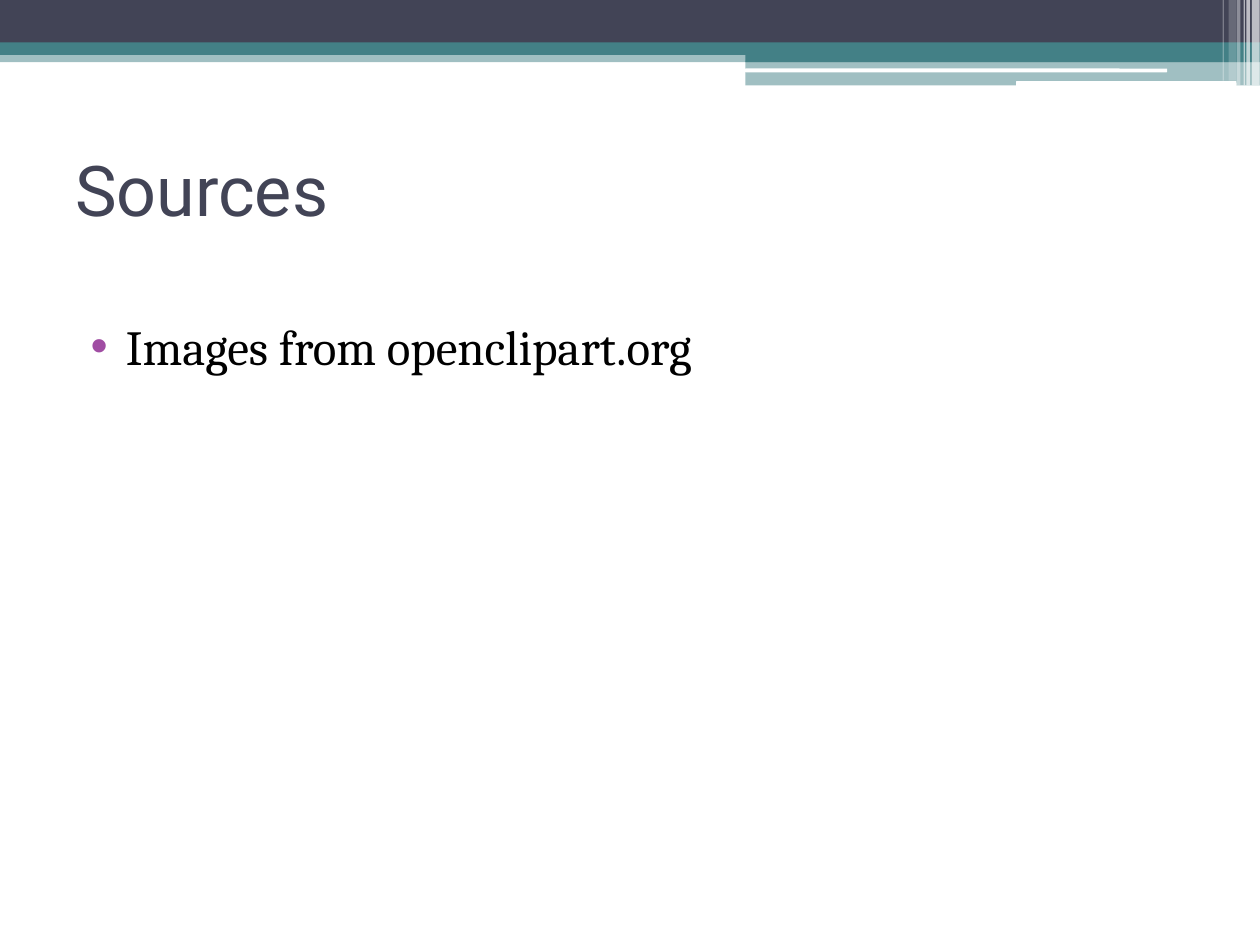
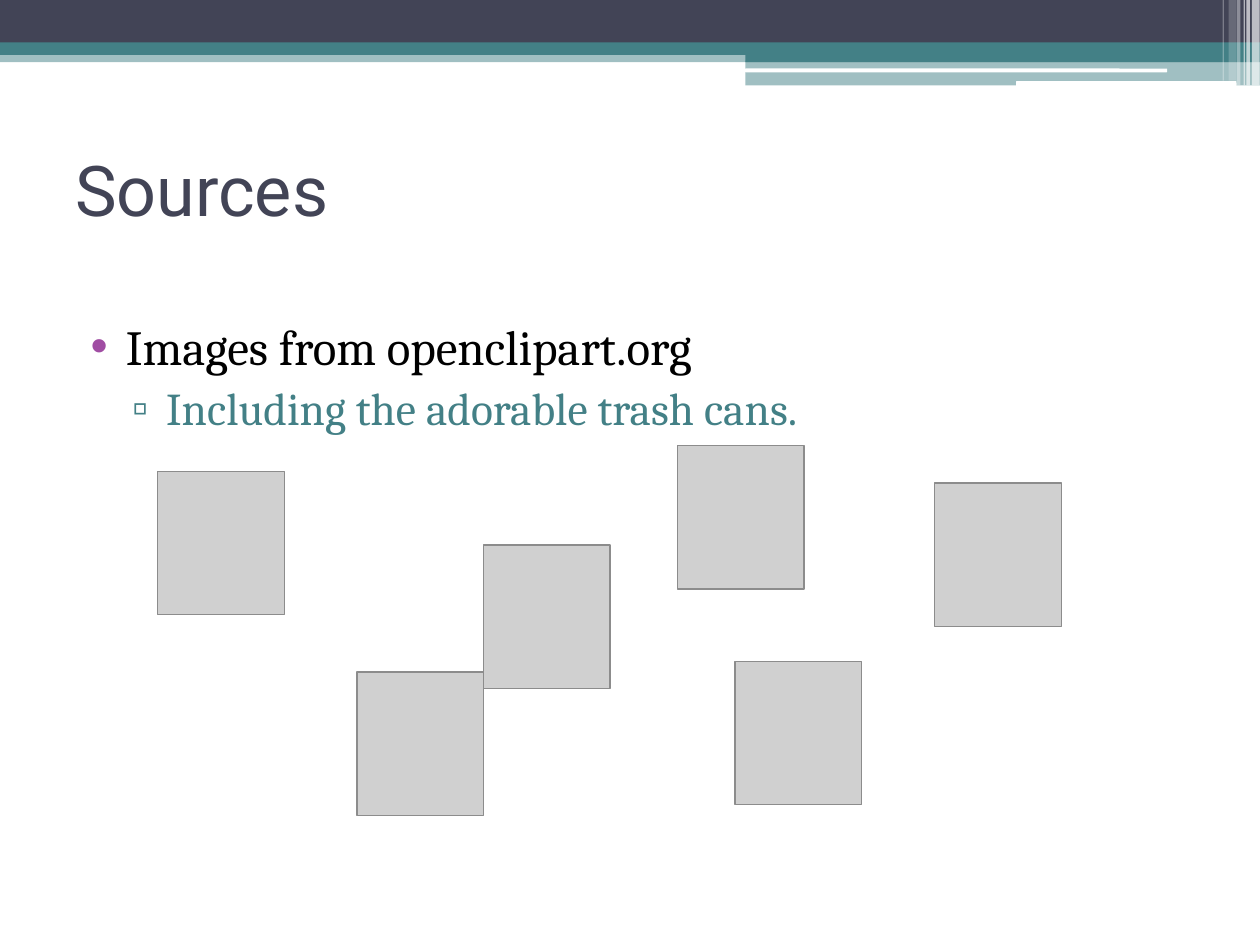
Before and after one commit to gdr34b/netsecproject, a slide deck: slide 23 of final_presentation/final_presentation.pptx (slide 21 before the commit). Drawn at 1260x945 pixels with LibreOffice and Linux fonts; fonts in the diff are those of the drawing; grey boxes stand for pictures. Boxes give left, top, right and bottom in pixels: in the first picture for what was removed or moved away, otherwise in the second. Text is boxed around its words. In the diff, an @@ line names an element or a change of style, - is before the commit and + after.

```diff
--- a/final_presentation/final_presentation.pptx
+++ b/final_presentation/final_presentation.pptx
@@ text at box(166, 393, 797, 435): paragraph added @@
+  ▫ Including the adorable trash cans.
@@ picture added at box(678, 446, 805, 590) @@
@@ picture added at box(158, 471, 285, 615) @@
@@ picture added at box(935, 483, 1062, 626) @@
@@ picture added at box(484, 546, 611, 689) @@
@@ picture added at box(357, 672, 484, 815) @@
@@ picture added at box(735, 662, 862, 805) @@
```
Also in this commit, not shown: 4 other slides changed, 2 slides added.
